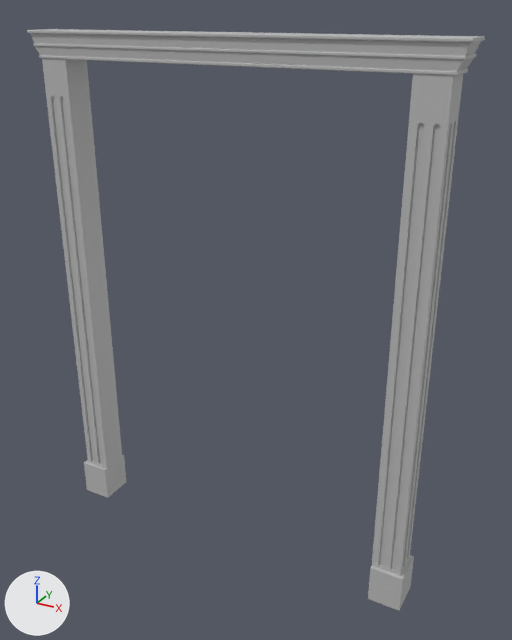
An edit to the FBX model Assets/Models/Mansion/NewMansion/Fbx/PuertaEntrada.fbx, drawn before and after from the same camera.
Rendered twice from a camera (50 mm lens) standing at (1.58, -2.61, 2.61) and looking at (0.11, 0.07, 1.27). Every picture has the same lights, and +X, +Y and +Z are marked at lower left.

Objects in the first picture: 'PuertaEntrada'.
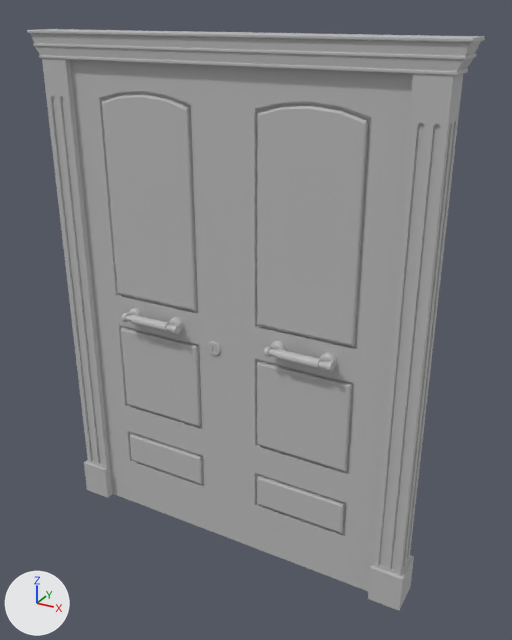
Pixel boxes (x1, y1, x2, y2) of what changed, in the pictures (512 x 640 px):
'Puerta_I2', shown
    after: (221, 66, 413, 591)
'Puerta_I', shown
    after: (70, 60, 230, 538)

Patch to the scene script:
```diff
--- a/Assets/Models/Mansion/NewMansion/Fbx/PuertaEntrada.fbx.py
+++ b/Assets/Models/Mansion/NewMansion/Fbx/PuertaEntrada.fbx.py
@@ ob_puerta_i2 @@
 ob_puerta_i2.location = (0.0, 0.0, 2.607)
-ob_puerta_i2.hide_viewport = True
@@ ob_puerta_i @@
 ob_puerta_i.location = (0.0, 0.0, 2.607)
-ob_puerta_i.hide_viewport = True
```
